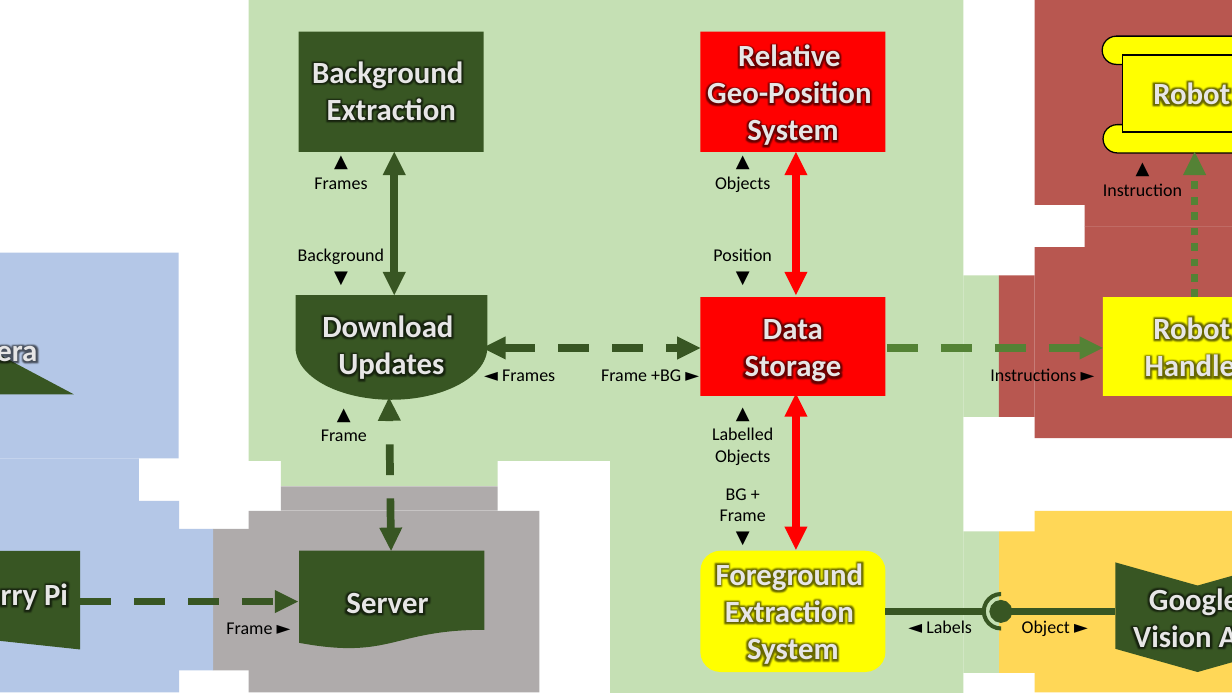
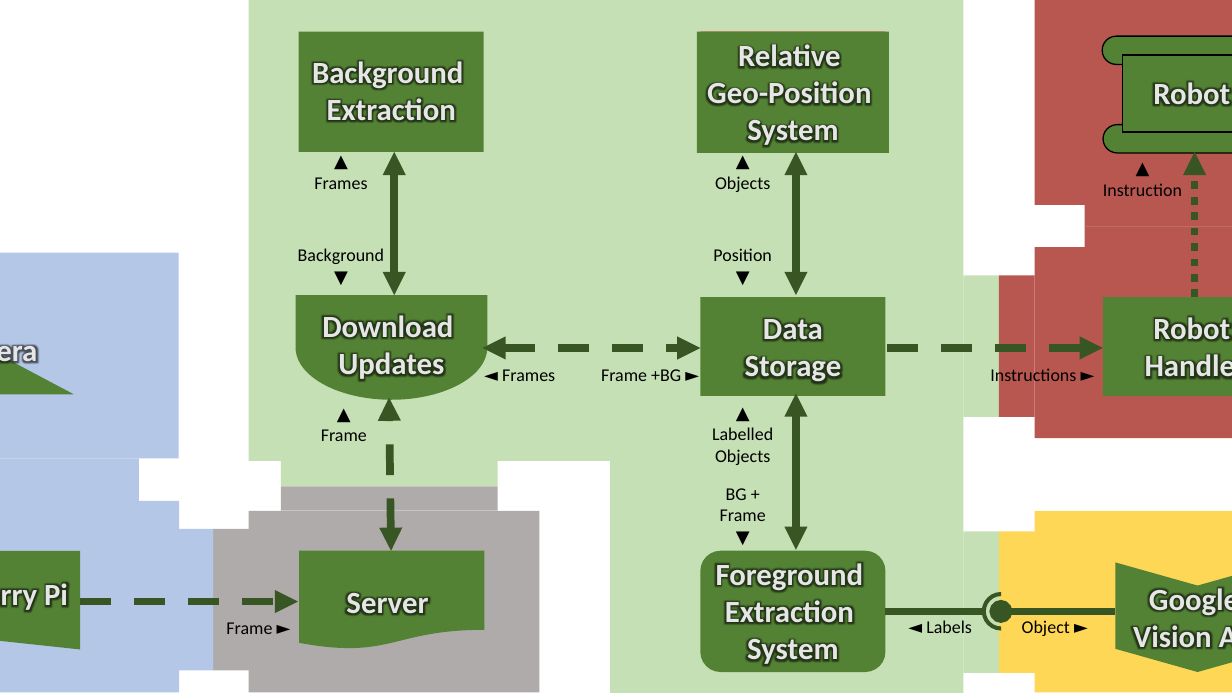
Before and after one commit to Iranaphor/Autonomous-Litter-Collection, a slide deck: slide 10 of REPORT/Visual Plan.pptx (slide 9 before the commit). Drawn at 1232x693 pixels with LibreOffice and Linux fonts; fonts in the diff are those of the drawing. Boxes give left, top, right and bottom in pixels: in the first picture for what was removed or moved away, otherwise in the second. Text is boxed around its words. In the diff, an @@ line names an element or a change of style, - is before the commit and + after.

```diff
--- a/REPORT/Visual Plan.pptx
+++ b/REPORT/Visual Plan.pptx
@@ fill #385723 to #548235 in 6 elements at (295, 295, 488, 400), (0, 551, 80, 650), (1116, 562, 1232, 672), (299, 551, 484, 650), (0, 304, 74, 395), (299, 31, 483, 152) @@
@@ rectangle "Relative": place and size @@
-rectangle "Relative" at (707, 44, 871, 148)
+rectangle "Relative" at (697, 31, 889, 152)
@@ rectangle "Relative" at (697, 31, 889, 152): fill none to #548235 @@
@@ fill #FFFF00 to #548235 in 5 elements at (701, 551, 885, 672), (1104, 298, 1232, 396), (1103, 36, 1232, 65), (1104, 125, 1232, 153), (1123, 55, 1232, 132) @@
@@ double arrow (796, 295) - (796, 152): stroke #FF0000 6 pt to #385723 6 pt @@
@@ arrow (1195, 298) - (1195, 152): stroke #548235 6 pt dashed to #385723 6 pt dashed @@
@@ rectangle at (701, 298, 885, 396): fill #FF0000 to #548235 @@
@@ arrow (887, 348) - (1104, 348): stroke #548235 6 pt dashed to #385723 6 pt dashed @@
@@ double arrow (796, 550) - (796, 394): stroke #FF0000 6 pt to #385723 6 pt @@
```
Also in this commit, not shown: 1 slide added, 4 other files.
